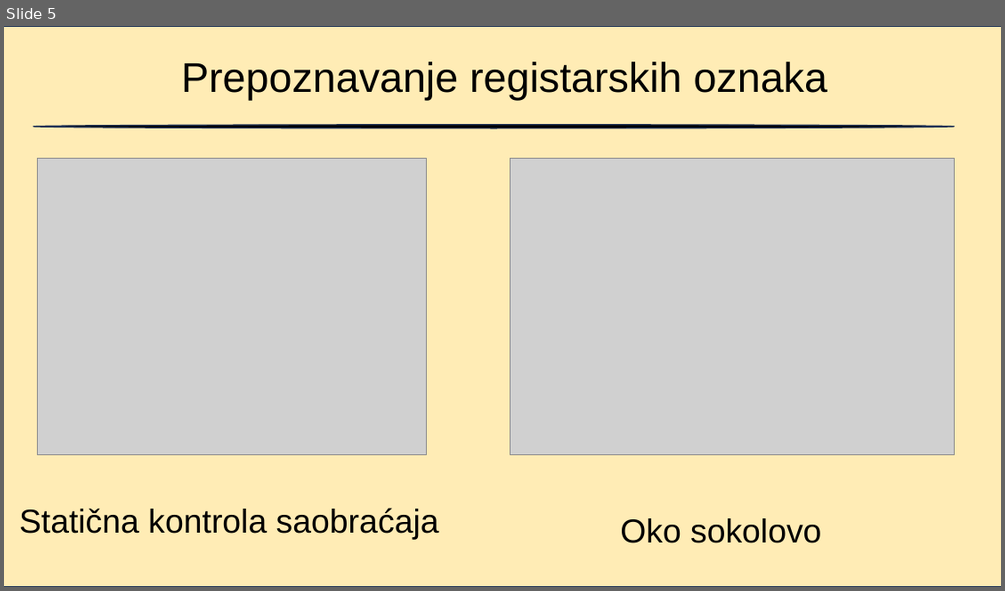
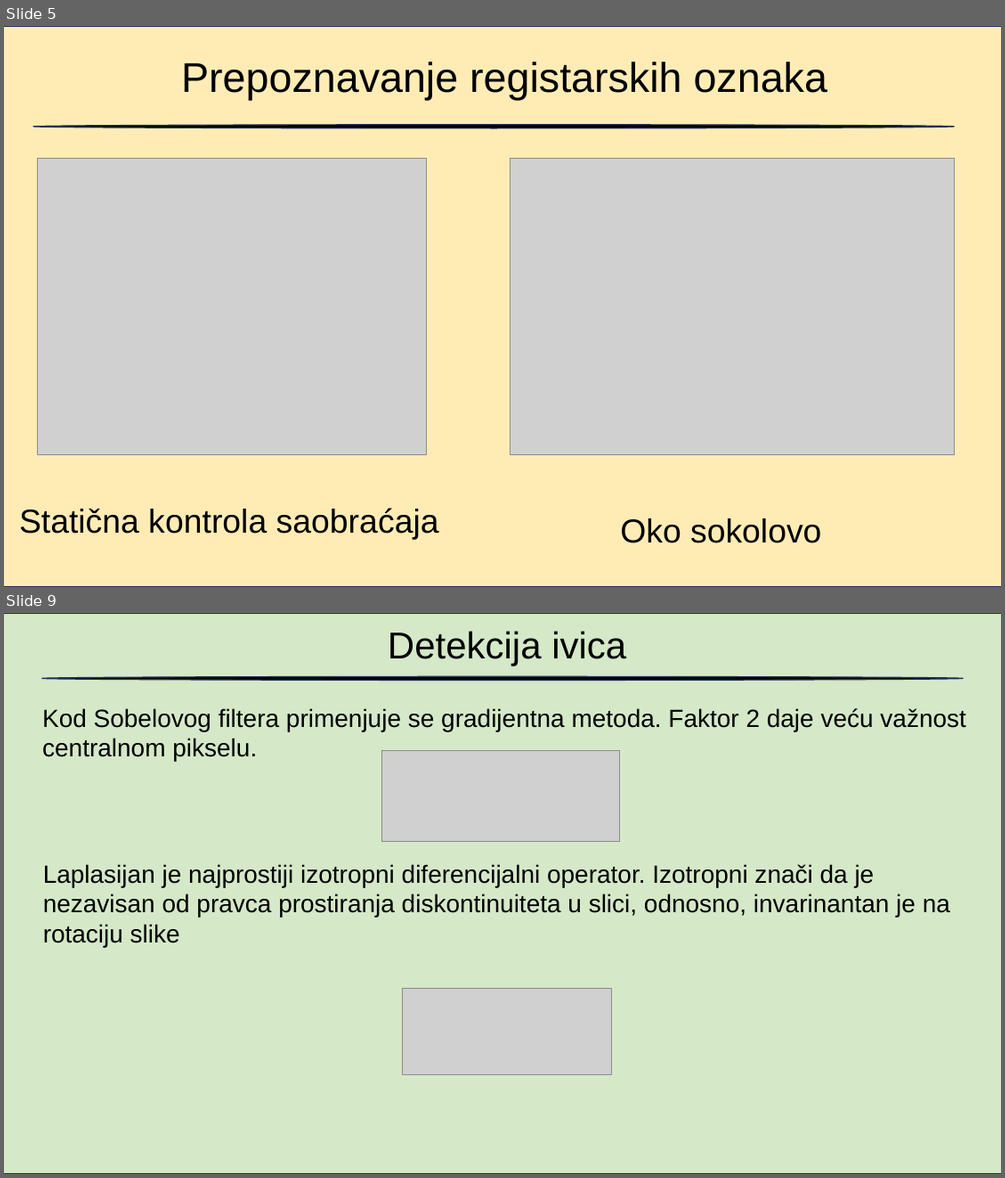
Before and after one commit to blizanac76/RegistrationNumberRecognition, a slide deck: Prepoznavanje.pptx. Shown one above the other, each under a label of ours: slide 5 before the commit, slides 5 and 9 after it; the slides between them are not shown. The pictures are 1005x591 and 1005x1178 pixels, drawn with LibreOffice and Linux fonts; fonts in the diff are those of the drawing; grey boxes stand for pictures; background and template pictures are left out. Boxes give left, top, right and bottom in pixels: in the first picture for what was removed or moved away, otherwise in the second. Text is boxed around its words. In the diff, an @@ line names an element or a change of style, - is before the commit and + after.

```diff
--- a/Prepoznavanje.pptx
+++ b/Prepoznavanje.pptx
@@ slide 9 added at (x1=4, y1=613, x2=1001, y2=1174), background #FFFFFF @@
@@ rectangle added at (x1=4, y1=613, x2=1001, y2=1174), fill #A9D18E at 48% opacity, outline #1E3256 1 pt @@
@@ text added at (x1=388, y1=631, x2=626, y2=666), 36 pt, text #000000 @@
+Detekcija ivica
@@ ellipse added at (x1=42, y1=676, x2=963, y2=681), fill #000000, outline #1E3256 1 pt @@
@@ text added at (x1=42, y1=708, x2=965, y2=762), 24 pt, text #000000 @@
+Kod Sobelovog filtera primenjuje se gradijentna metoda. Faktor 2 daje veću važnost centralnom pikselu.
@@ picture added at (x1=381, y1=751, x2=619, y2=841) @@
@@ text added at (x1=43, y1=864, x2=950, y2=947), 24 pt, text #000000 @@
+Laplasijan je najprostiji izotropni diferencijalni operator. Izotropni znači da je nezavisan od pravca prostiranja diskontinuiteta u slici, odnosno, invarinantan je na rotaciju slike
@@ picture added at (x1=403, y1=988, x2=612, y2=1074) @@
```
Also in this commit, not shown: 1 slide changed, 14 other slides added, 1 other file.
